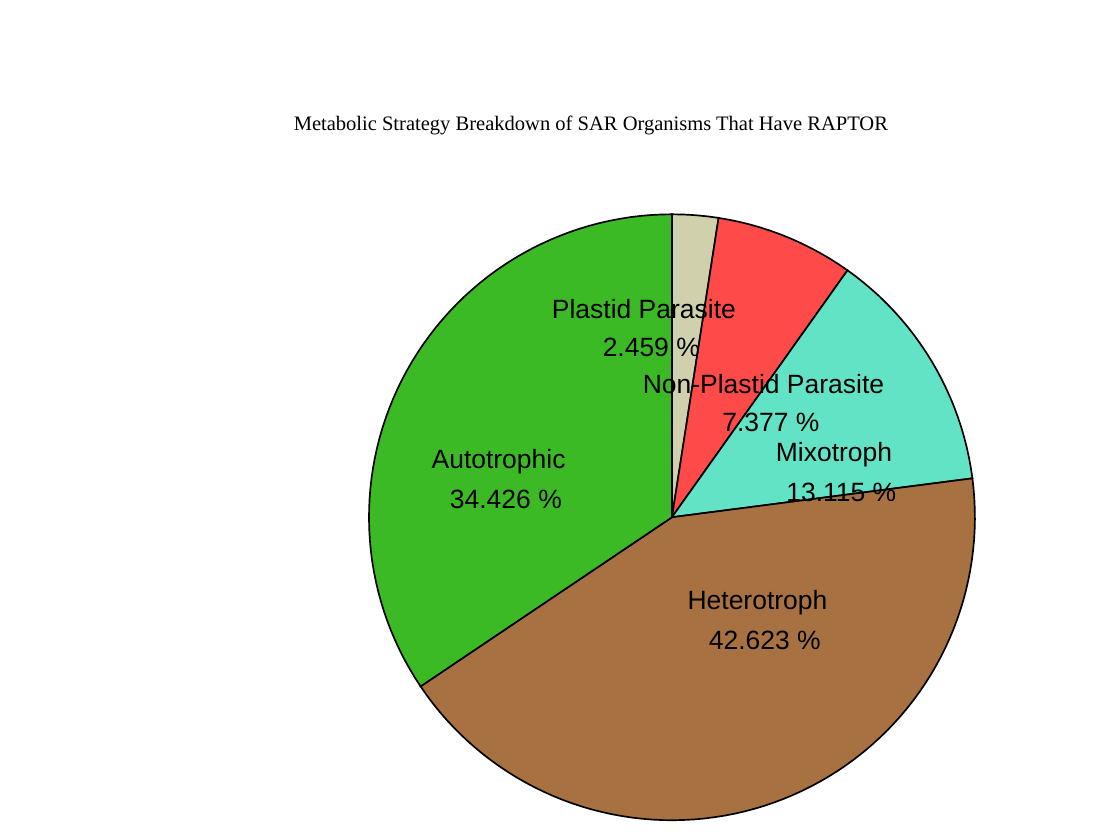
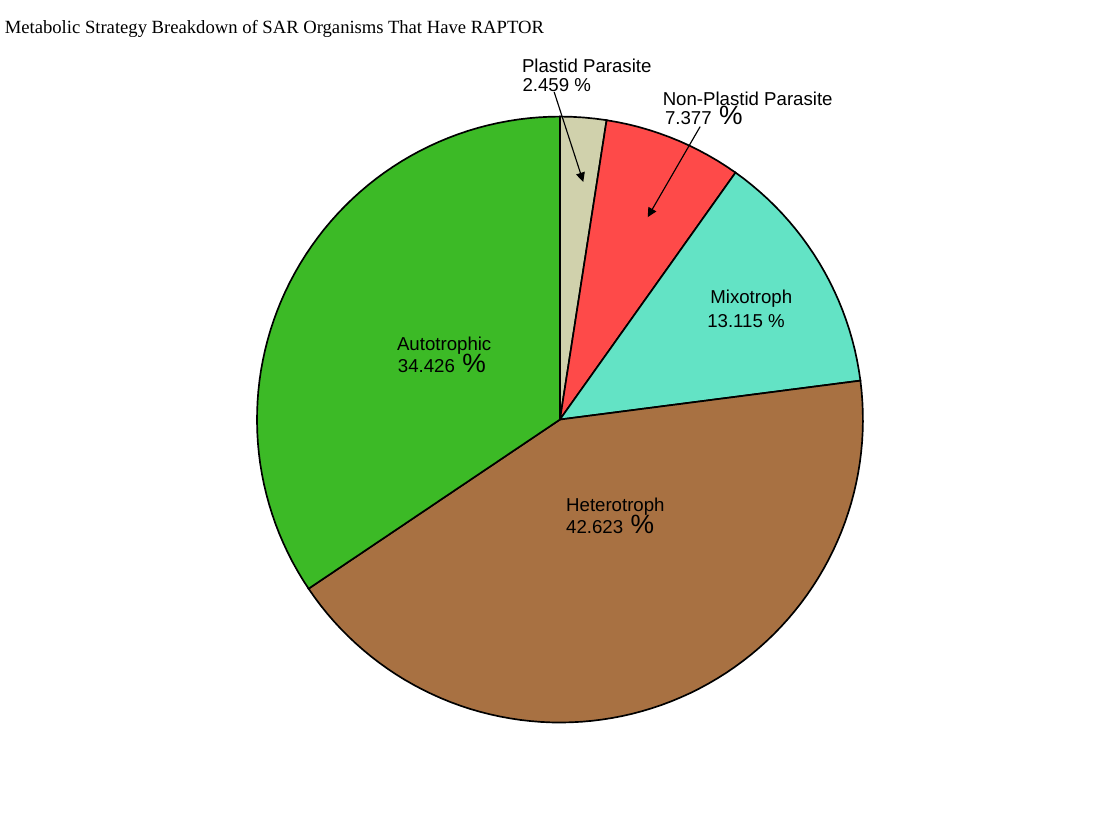
Before and after one commit to Dellaraam/TOR_phylogenetics, a slide deck: slide 1 of Images/Figures_To_Review/PieCharts_Metabolic/SAR/SARWithRaptor.pptx. Drawn at 1120x840 pixels with LibreOffice and Linux fonts; fonts in the diff are those of the drawing. Boxes give left, top, right and bottom in pixels: in the first picture for what was removed or moved away, otherwise in the second. Text is boxed around its words. In the diff, an @@ line names an element or a change of style, - is before the commit and + after.

```diff
--- a/Images/Figures_To_Review/PieCharts_Metabolic/SAR/SARWithRaptor.pptx
+++ b/Images/Figures_To_Review/PieCharts_Metabolic/SAR/SARWithRaptor.pptx
@@ text "Metabolic Strategy Breakdown of SAR ...": place and size @@
-text "Metabolic Strategy Breakdown of SAR ..." at (294,115,888,135)
+text "Metabolic Strategy Breakdown of SAR ..." at (5,20,544,37)
@@ text "Metabolic Strategy Breakdown of SAR ..." at (5,20,544,37): size 13.2 to 12 pt @@
@@ rectangle: place and size @@
-rectangle at (112,112,1120,840)
+rectangle at (0,15,1120,799)
@@ text "Plastid Parasite": place and size @@
-text "Plastid Parasite" at (552,298,736,324)
+text "Plastid Parasite" at (522,58,651,73)
@@ text "2.459 %": place and size @@
-text "2.459 %" at (603,337,669,357)
+text "2.459 %" at (523,78,570,96)
@@ text "Non-Plastid Parasite": place and size @@
-text "Non-Plastid Parasite" at (643,372,884,398)
+text "Non-Plastid Parasite" at (663,91,832,110)
@@ arrow added from (554, 92) to (584, 181), #000000 0.75 pt @@
@@ 4 freeform shapes: place and size @@
-4 freeform shapes at (368,214,972,687)
+4 freeform shapes at (256,116,860,589)
@@ text "7.377 %": place and size @@
-text "7.377 %" at (722,410,788,436)
+text "7.377 %" at (665,111,712,129)
@@ text "7.377 %" at (665,111,712,129): size 17.1 to 12 pt in "7.377" @@
@@ arrow added from (700, 127) to (647, 217), #000000 0.75 pt @@
@@ text "Mixotroph": place and size @@
-text "Mixotroph" at (776,442,892,466)
+text "Mixotroph" at (710,289,792,307)
@@ size 17.1 to 12 pt in 7 elements at (397,336,491,355), (566,497,664,516), (522,58,651,73), (523,78,570,96), (663,91,832,110), (710,289,792,307), (707,314,763,327) @@
@@ text "13.115 %": place and size @@
-text "13.115 %" at (786,481,865,507)
+text "13.115 %" at (707,314,763,327)
@@ text "Autotrophic": place and size @@
-text "Autotrophic" at (432,449,566,473)
+text "Autotrophic" at (397,336,491,355)
@@ text "34.426 %": place and size @@
-text "34.426 %" at (450,489,531,509)
+text "34.426 %" at (398,359,455,372)
@@ text "34.426 %" at (398,359,455,372): size 17.1 to 12 pt in "34.426" @@
@@ freeform shape: place and size @@
-freeform shape at (421,478,976,820)
+freeform shape at (309,381,864,722)
@@ text "Heterotroph": place and size @@
-text "Heterotroph" at (688,590,828,614)
+text "Heterotroph" at (566,497,664,516)
@@ text "42.623 %": place and size @@
-text "42.623 %" at (709,630,790,649)
+text "42.623 %" at (566,520,623,533)
@@ text "42.623 %" at (566,520,623,533): size 17.1 to 12 pt in "42.623" @@
```
Also in this commit, not shown: 27 other files.
